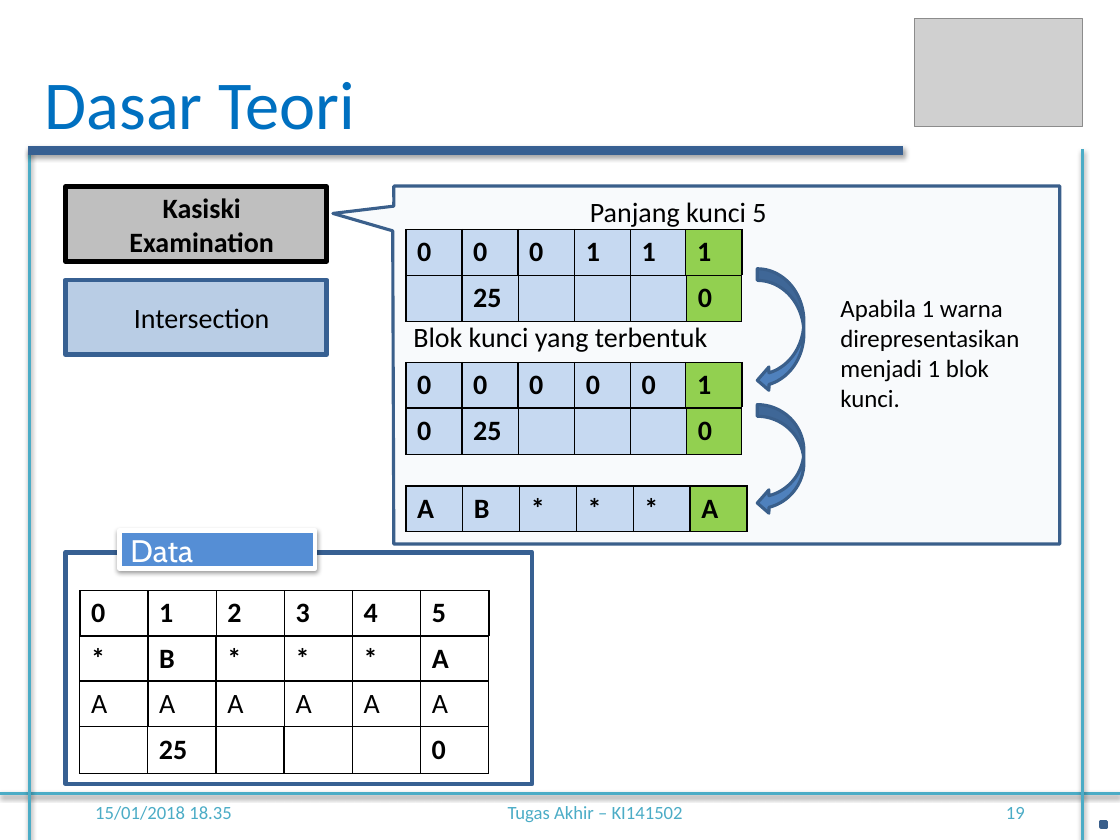
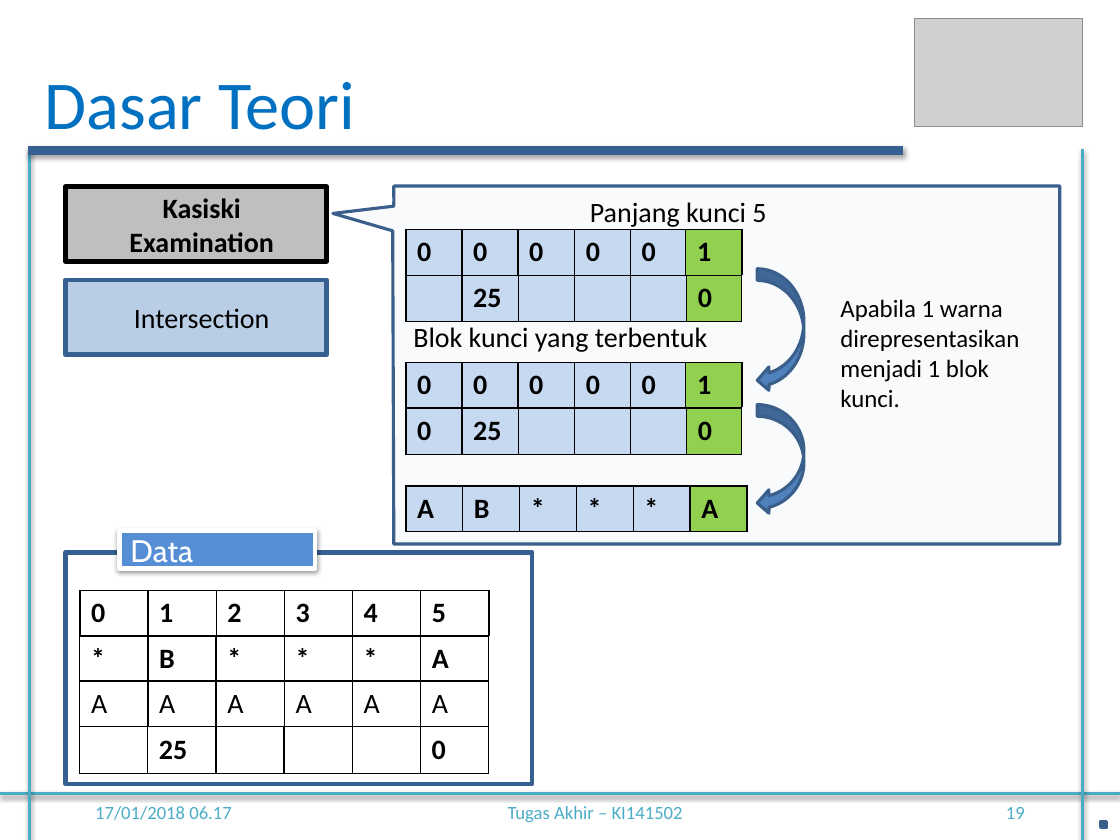
Before and after one commit to apasajaboleh1/TA, a slide deck: slide 19 of 5113100040 -Freddy Hermawan Yuwono-ppt.pptx. Drawn at 1120x840 pixels with LibreOffice and Linux fonts; fonts in the diff are those of the drawing; grey boxes stand for pictures. Boxes give left, top, right and bottom in pixels: in the first picture for what was removed or moved away, otherwise in the second. Text is boxed around its words. In the diff, an @@ line names an element or a change of style, - is before the commit and + after.

```diff
--- a/5113100040 -Freddy Hermawan Yuwono-ppt.pptx
+++ b/5113100040 -Freddy Hermawan Yuwono-ppt.pptx
@@ table at <box>405,230,743,276</box> @@
-row 1, column 4: 1
+row 1, column 4: 0
-row 1, column 5: 1
+row 1, column 5: 0
@@ text at <box>95,806,231,820</box>: text changed @@
-15/01/2018 18.35
+17/01/2018 06.17
```
Also in this commit, not shown: 35 other slides changed, 51 other files.
